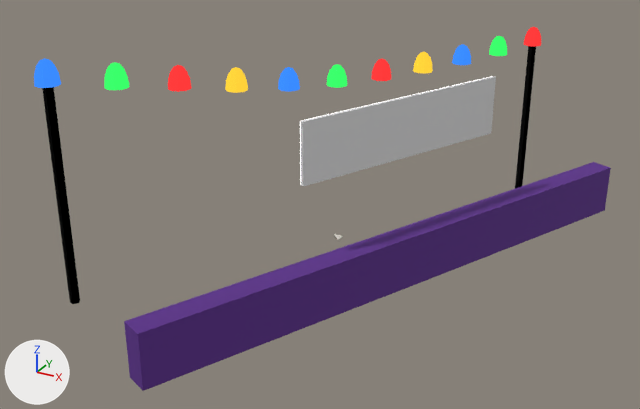
One commit to the glTF model game/models/hero/fattuesday_lights.glb: the scene before it, then after it.
One viewpoint serves both versions: a 50 mm camera at (6.86, -13.07, 7.13) aimed at (0.25, -1.05, 1.12). Lighting does not change. The marker at lower left points along +X, +Y and +Z. The older version comes first. Objects named as collision shapes, trigger or cutter boxes, shadow casters or lower levels of detail are left out. Vertices at exactly the same position are counted once.

Objects in the first picture: 'fattuesday_lights_lod0'.
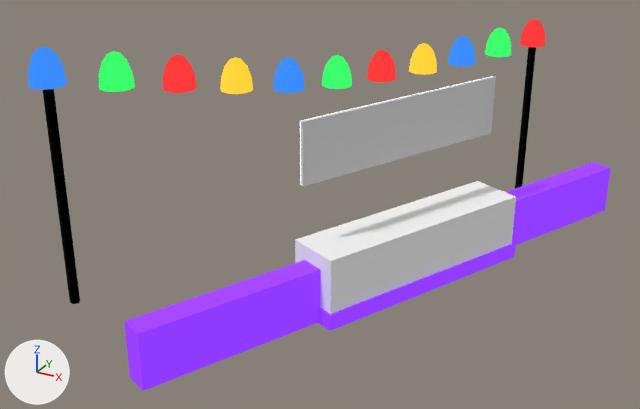
Changed parts and their boxes (x1, y1, x2, y2) in the pictures (640 x 409 px; the box of a moved part takes in the faces that stretch with it):
'fattuesday_lights_lod0', reshaped, moved, rescaled: before (34, 27, 611, 391); after (28, 19, 611, 391)
part 1 of me_fattuesday_lights_lod0, moved or reshaped: (124, 162, 611, 391) in both
part 2 of me_fattuesday_lights_lod0, moved or reshaped: before (524, 27, 541, 47); after (520, 19, 545, 47)
part 3 of me_fattuesday_lights_lod0, moved or reshaped: before (489, 36, 507, 56); after (485, 28, 511, 57)
part 4 of me_fattuesday_lights_lod0, moved or reshaped: before (104, 62, 130, 90); after (99, 51, 135, 92)
part 5 of me_fattuesday_lights_lod0, moved or reshaped: before (34, 58, 61, 88); after (28, 47, 67, 90)
part 6 of me_fattuesday_lights_lod0, moved or reshaped: before (168, 44, 471, 93); after (162, 36, 475, 94)
part 7 of me_fattuesday_lights_lod0, added: after (295, 181, 516, 331)

The change, as a list of edits to the scene's bpy script:
```text
Add mat_wh:
    mat_wh = principled_material('wh')
    mat_wh.base_color = (0.93, 0.93, 0.93)  # white #f7f7f7
    mat_wh.roughness = 0.85
Add mat_neonpurple:
    mat_neonpurple = principled_material('neonpurple')
    mat_neonpurple.base_color = (0.195, 0.0232, 0.745)  # purple #7a2ae0
    mat_neonpurple.roughness = 0.85
    mat_neonpurple.emission_color = (0.195, 0.0232, 0.745)  # purple #7a2ae0
    mat_neonpurple.emission_strength = 1.0
Change me_fattuesday_lights_lod0:
    used by ob_fattuesday_lights_lod0; location = (0.91, -0.36, 1.8); scale = (5.1, 5.1, 5.1)
    remove me_fattuesday_lights_lod0.from_pydata(...)  # 587 vertices, 987 faces; spans x -0.62..0.62, y -1.0..1.0, z -0.46..0.46
    add me_fattuesday_lights_lod0.from_pydata(...)  # 603 vertices, 1011 faces; spans x -0.62..0.62, y -1.0..1.0, z -0.47..0.47
    me_fattuesday_lights_lod0 part 1: the loose piece of 8 vertices spanning x -0.26..0.62, y -1.0..0.82, z -0.36..-0.18 is moved by (0.01, -0.01, -0.01), in mat_neonpurple (purple #7a2ae0, glowing purple #7a2ae0)
    me_fattuesday_lights_lod0 part 2: the loose piece of 49 vertices spanning x 0.19..0.26, y 0.93..1.0, z 0.21..0.28 is scaled about its middle by 1.43, then moved by (0.01, -0.02, 0.0)
    me_fattuesday_lights_lod0 part 3: the loose piece of 49 vertices spanning x 0.11..0.18, y 0.75..0.82, z 0.2..0.27 is scaled about its middle by 1.43, then moved by (0.01, -0.01, 0.0)
    me_fattuesday_lights_lod0 part 4: the loose piece of 49 vertices spanning x -0.54..-0.47, y -0.68..-0.61, z 0.34..0.41 is scaled about its middle by 1.43, then moved by (0.01, 0.0, 0.0)
    me_fattuesday_lights_lod0 part 5: the loose piece of 49 vertices spanning x -0.62..-0.55, y -0.86..-0.79, z 0.38..0.46 is scaled about its middle by 1.43, then moved by (0.01, 0.0, 0.0)
    me_fattuesday_lights_lod0 part 6: 4 vertices moved within x -0.45..0.04, y -0.45..0.59, z 0.25..0.33; 322 vertices removed from x -0.46..0.1, y -0.5..0.64, z 0.2..0.38; 322 vertices added at x -0.46..0.12, y -0.52..0.65, z 0.18..0.39
    me_fattuesday_lights_lod0 part 7: 16 vertices added at x -0.07..0.44, y -0.5..0.31, z -0.37..-0.14
    other edits to the shape of me_fattuesday_lights_lod0 do not show in these pictures
    remove me_fattuesday_lights_lod0.materials.append(mat_purple)  # purple #5a2a8a
    add me_fattuesday_lights_lod0.materials.append(mat_neonpurple)  # purple #7a2ae0, glowing purple #7a2ae0
    add me_fattuesday_lights_lod0.materials.append(mat_wh)  # white #f7f7f7
Change ob_fattuesday_lights_lod0:
    ob_fattuesday_lights_lod0.location: (0.91, -0.36, 1.8) -> (0.87, -0.32, 1.88)
    ob_fattuesday_lights_lod0.scale: (5.1, 5.1, 5.1) -> (5.14, 5.14, 5.14)
```
